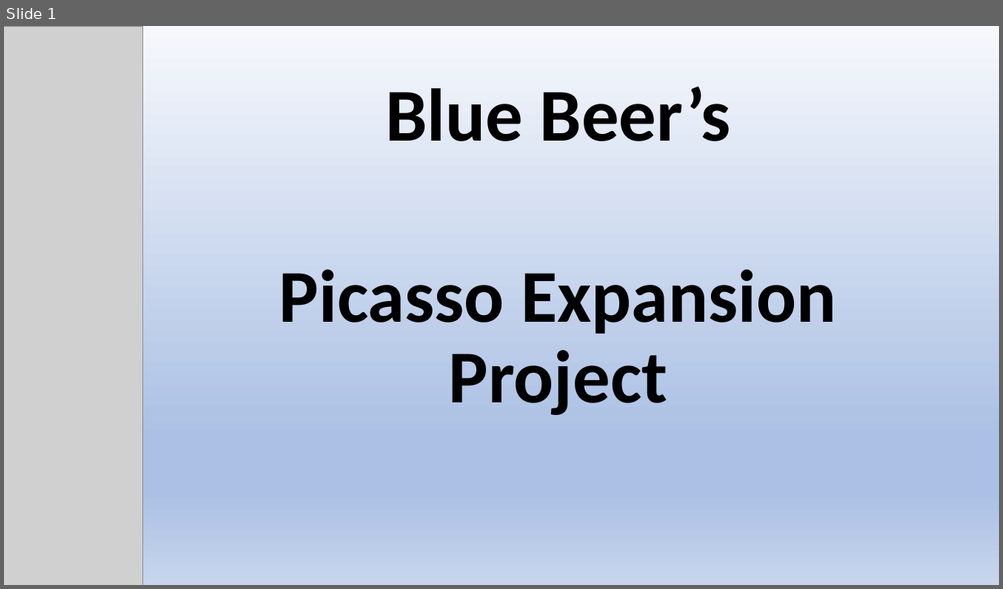
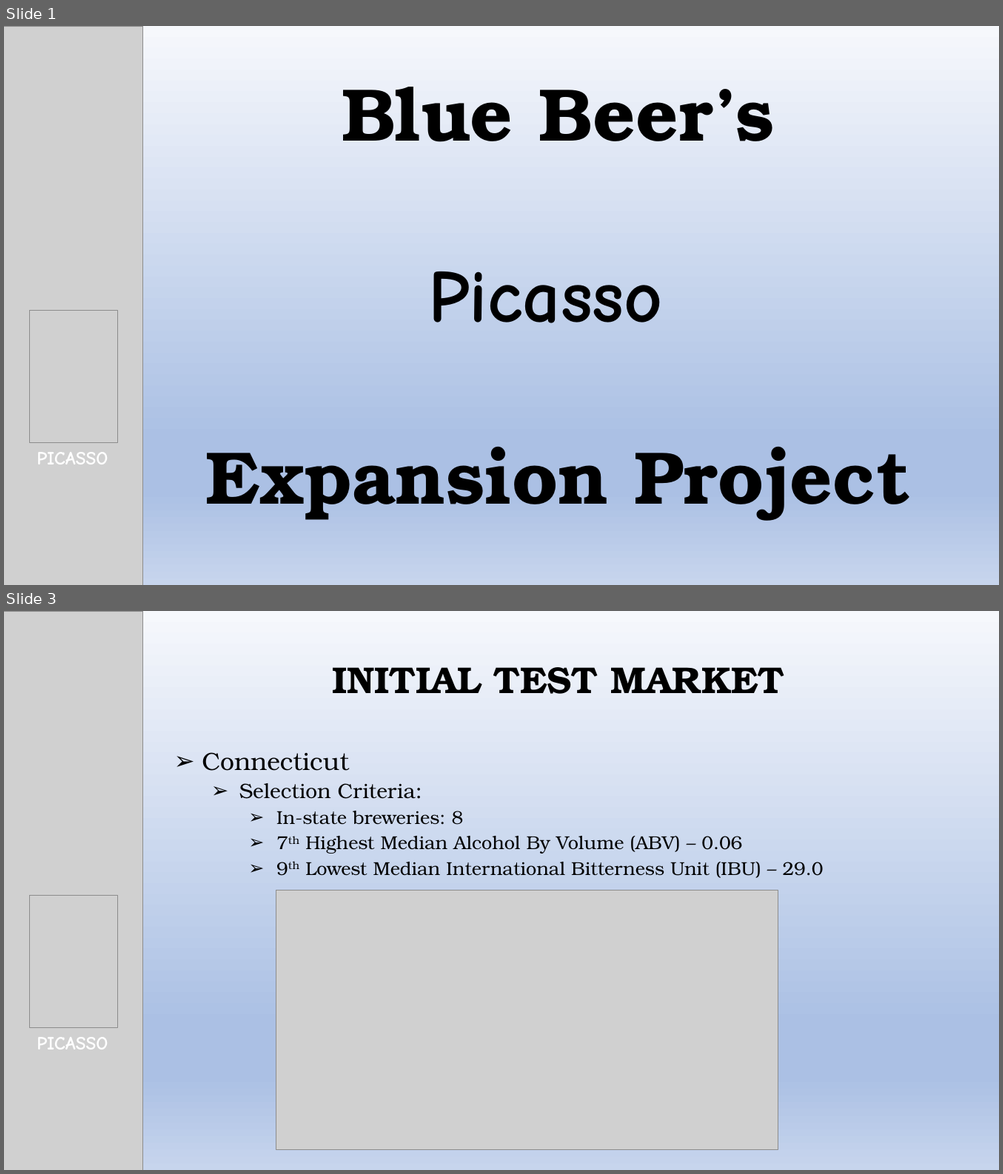
Before and after one commit to kjurekSMU/6306_JKT_Case_Study_1, a slide deck: Beer_Expansion_Project.pptx. Shown one above the other, each under a label of ours: slide 1 before the commit, slides 1 and 3 after it; the slides between them are not shown. The pictures are 1003x589 and 1003x1174 pixels, drawn with LibreOffice and Linux fonts; fonts in the diff are those of the drawing; grey boxes stand for pictures. Boxes give left, top, right and bottom in pixels: in the first picture for what was removed or moved away, otherwise in the second. Text is boxed around its words. In the diff, an @@ line names an element or a change of style, - is before the commit and + after.

Commit message:
Added: 1. KJurek_Case_Study_1.html 2. KJurek_Case_Study_1.Rmd 3. Ages.xlsx Updated: 1. Beer_Expansion_Project.pptx

```diff
--- a/Beer_Expansion_Project.pptx
+++ b/Beer_Expansion_Project.pptx
@@ slide 3 added at box(4, 611, 999, 1170), background gradient #F6F8FC to #ABC0E4 to #C7D5ED @@
@@ picture added at box(4, 611, 143, 1170) @@
@@ title added at box(332, 667, 784, 694), 36 pt, text #000000, bold @@
+INITIAL TEST MARKET
@@ subtitle added at box(202, 752, 823, 878), 18 pt, text #000000 @@
+➢ Connecticut
+  ➢ Selection Criteria:
+    ➢ In-state breweries: 8
+    ➢ 7th Highest Median Alcohol By Volume (ABV) – 0.06
+    ➢ 9th Lowest Median International Bitterness Unit (IBU) – 29.0
@@ picture added at box(29, 896, 117, 1028) @@
@@ picture added at box(276, 891, 778, 1150) @@
@@ text added at box(37, 1037, 108, 1050), 18 pt, text #FFFFFF, bold @@
+PICASSO
@@ slide 1 changed as well @@
@@ subtitle at box(341, 87, 774, 142): font Calibri to TeX Gyre Bonum in "Blue Beer’s" @@
@@ subtitle at box(206, 272, 910, 521): text changed; font Calibri to TeX Gyre Bonum @@
-Picasso Expansion Project
+Picasso
+Expansion Project
@@ picture added at box(29, 311, 117, 443) @@
@@ text added at box(37, 452, 108, 465), 18 pt, text #FFFFFF, bold @@
+PICASSO
```
Also in this commit, not shown: 4 other slides changed, 3 other slides added, 1 slide removed, 3 other files.
